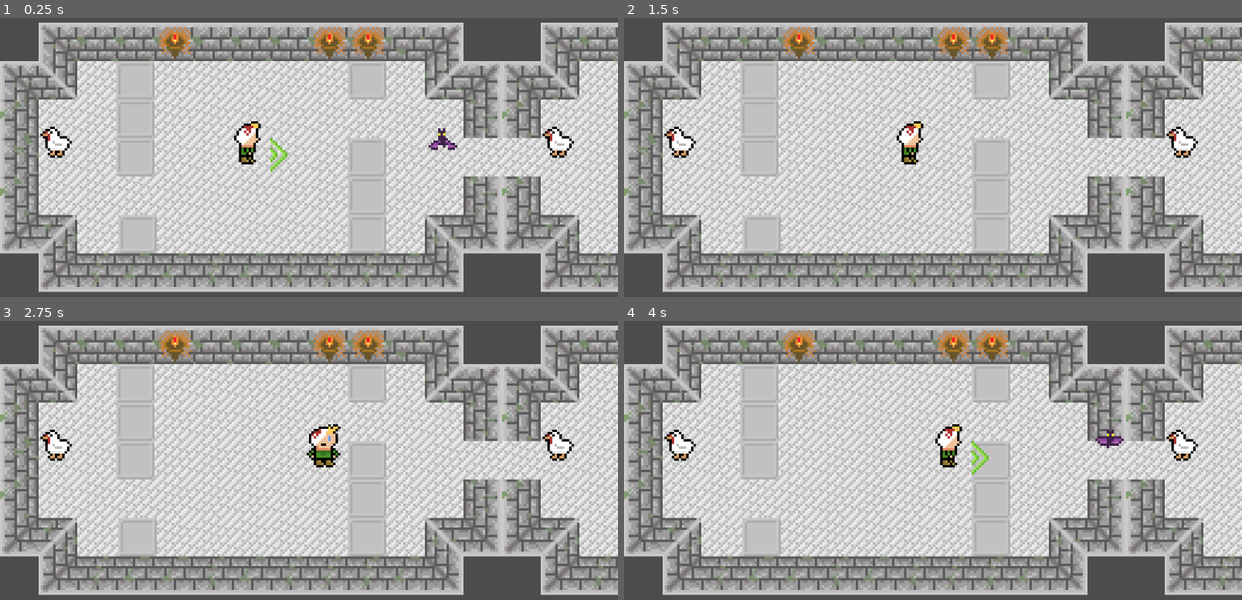
Above: before the commit, frames 1-4 (two rows, left to right).
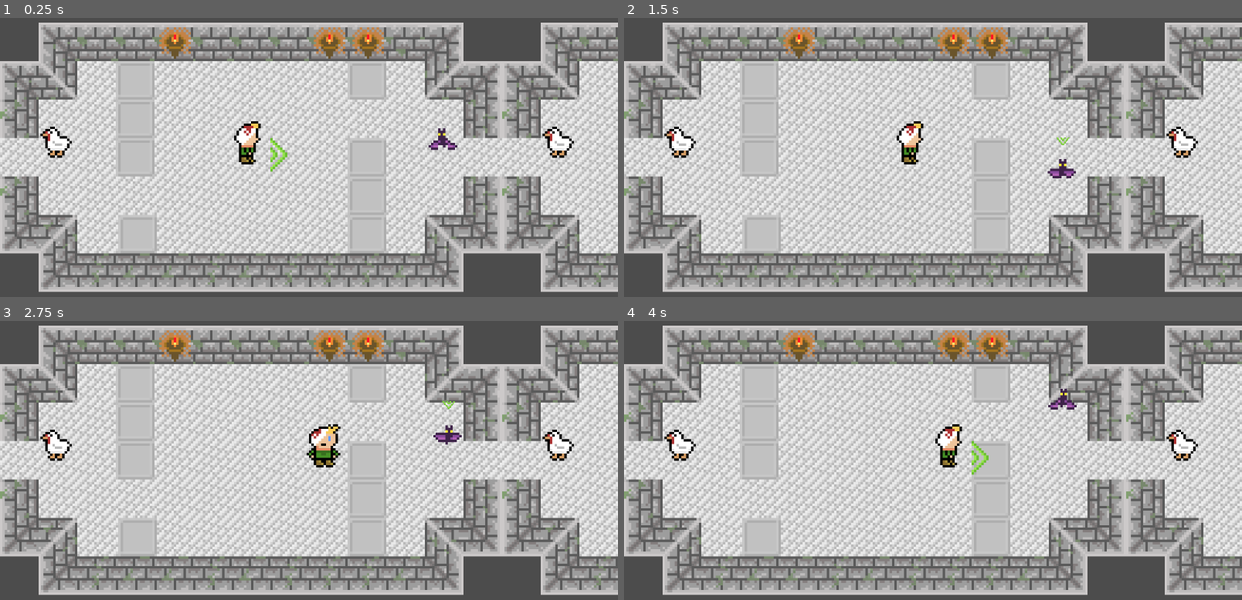
Above: after the commit, the same moments.

Repository: epicfarmer/gmtk2023
Game: Godot game, scene res://Level.tscn
Same seed, same stepped clock (60 frames per second), same inputs: the game is played once before the commit and once after it.
Inputs (mouse positions are in pixels of both pictures, inside the frame that each line leads up to):
- Up to frame 1 (0.25 s): no input
- Up to frame 2 (1.5 s): tap Enter at 0.5 s; move the mouse to (1068, 146) at 0.52 s; hold Right (right) 0.53-1.28 s; click (1068, 146) at 0.67 s; move the mouse to (809, 182) at 1.27 s; hold Down (down) from 1.28 s (still down)
- Up to frame 3 (2.75 s): move the mouse to (370, 387) at 2.02 s; release Down (down) at 2.03 s; hold Right (right) from 2.03 s (still down)
- Up to frame 4 (4 s): move the mouse to (902, 538) at 2.77 s; release Right (right) at 2.78 s; hold Up (up) 2.78-3.53 s; click (902, 538) at 2.92 s; move the mouse to (1118, 521) at 3.52 s; hold Left (left) from 3.53 s (still down)

The runs differ from the first frame. In frame 1, 0.8% of the frame differs, in the area x 0-7%, y 42-57%; in frame 2, 1.0%; in frame 3, 1.0%; in frame 4, 1.1%, in the area x 0-81%, y 24-57%.

Commit message:
Fixed z levels for tile maps

Diff:
--- a/Room1.tscn
+++ b/Room1.tscn
@@ -306,9 +306,13 @@
 [sub_resource type="RectangleShape2D" id=8]
 extents = Vector2( 85.5, 37.5 )
 
+[sub_resource type="RectangleShape2D" id=39]
+extents = Vector2( 15.5, 10 )
+
 [node name="Room 1" type="Node2D"]
 
 [node name="TileMap" type="TileMap" parent="."]
+z_index = -1
 tile_set = SubResource( 7 )
 cell_size = Vector2( 16, 16 )
 cell_quadrant_size = 4
@@ -316,7 +320,7 @@
 collision_layer = 3
 collision_mask = 3
 format = 1
-tile_data = PoolIntArray( 38, 22, 0, 39, 22, 0, 40, 22, 0, 4 …(1600 unchanged characters)… 96669, 22, 0, 196670, 22, 0, 262144, 0, 7, 262145, 0, 65542, 262146, 0, 65542, 26 …(2851 unchanged characters)…
+tile_data = PoolIntArray( 38, 22, 0, 39, 22, 0, 40, 22, 0, 4 …(1600 unchanged characters)… 96669, 22, 0, 196670, 22, 0, 262144, 0, 65542, 262145, 0, 65542, 262146, 0, 65542, 26 …(2851 unchanged characters)…
 
 [node name="Monster" parent="." instance=ExtResource( 4 )]
 position = Vector2( 184, 72 )
@@ -366,3 +370,12 @@
 
 [node name="Pit8" parent="." instance=ExtResource( 3 )]
 position = Vector2( 152, 88 )
+
+[node name="StaticBody2D" type="StaticBody2D" parent="."]
+position = Vector2( 208, 71 )
+collision_layer = 2
+collision_mask = 2
+
+[node name="CollisionShape2D" type="CollisionShape2D" parent="StaticBody2D"]
+position = Vector2( 0.5, 0 )
+shape = SubResource( 39 )
--- a/Room2.tscn
+++ b/Room2.tscn
@@ -308,6 +308,7 @@
 [node name="Room 2" type="Node2D"]
 
 [node name="TileMap" type="TileMap" parent="."]
+z_index = -1
 tile_set = SubResource( 7 )
 cell_size = Vector2( 16, 16 )
 cell_quadrant_size = 4
Not shown: 1 places in Room1.tscn that only renumber resources
